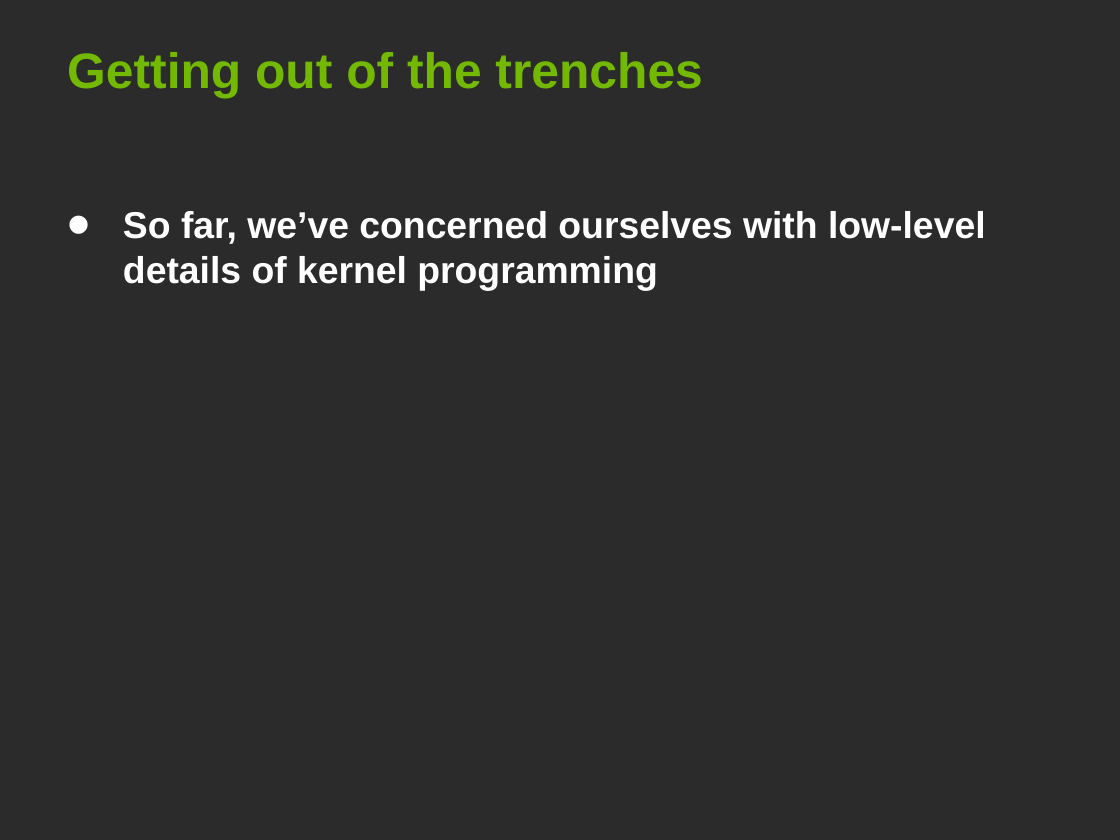
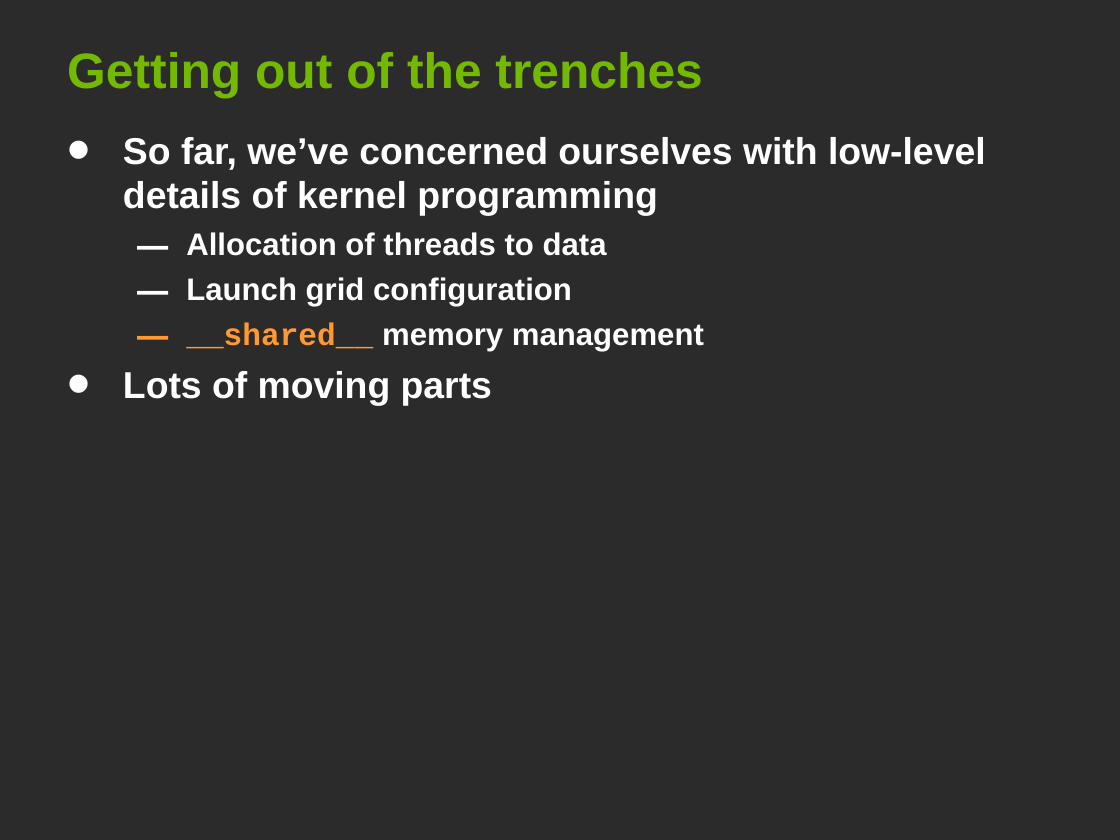
Before and after one commit to jaredhoberock/stanford-cs193g-sp2010, a slide deck: slide 2 of lectures/lecture_6/parallel_patterns_1.ppt. Drawn at 1120x840 pixels with LibreOffice and Linux fonts; fonts in the diff are those of the drawing; background and template pictures are left out; a plain dark background stands for a picture behind light text. Boxes give left, top, right and bottom in pixels: in the first picture for what was removed or moved away, otherwise in the second. Text is boxed around its words. In the diff, an @@ line names an element or a change of style, - is before the commit and + after.

Commit message:
some more slides

```diff
--- a/lectures/lecture_6/parallel_patterns_1.ppt
+++ b/lectures/lecture_6/parallel_patterns_1.ppt
@@ text "So far, we’ve concerned ourselves ...": place and size @@
-text "So far, we’ve concerned ourselves ..." at (123,211,986,291)
+text "So far, we’ve concerned ourselves ..." at (123,137,986,406)
@@ text at (123,232,704,406): paragraphs added @@
+  – Allocation of threads to data
+  – Launch grid configuration
+  – __shared__ memory management
+• Lots of moving parts
```
Also in this commit, not shown: 8 other slides changed, 1 slide added.
